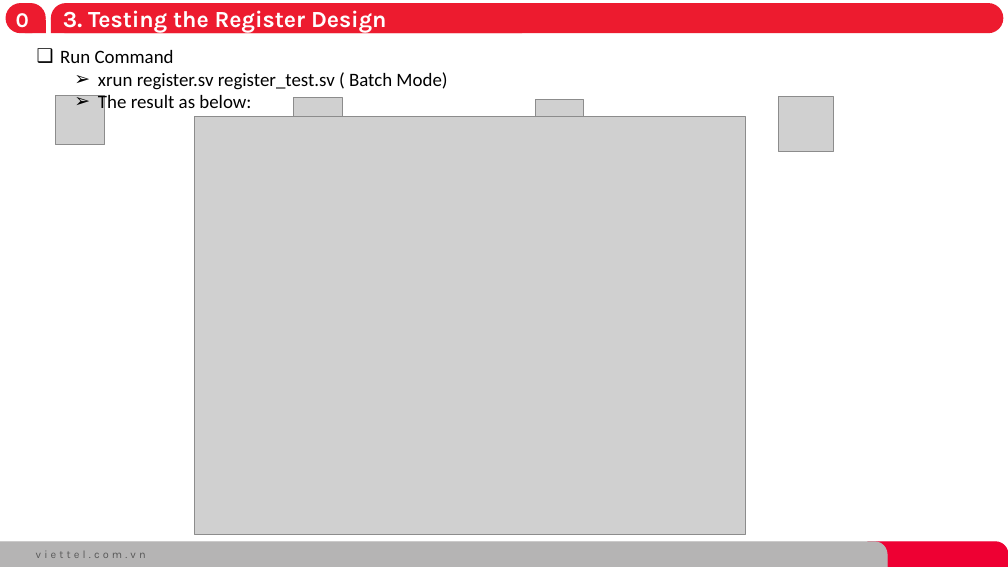
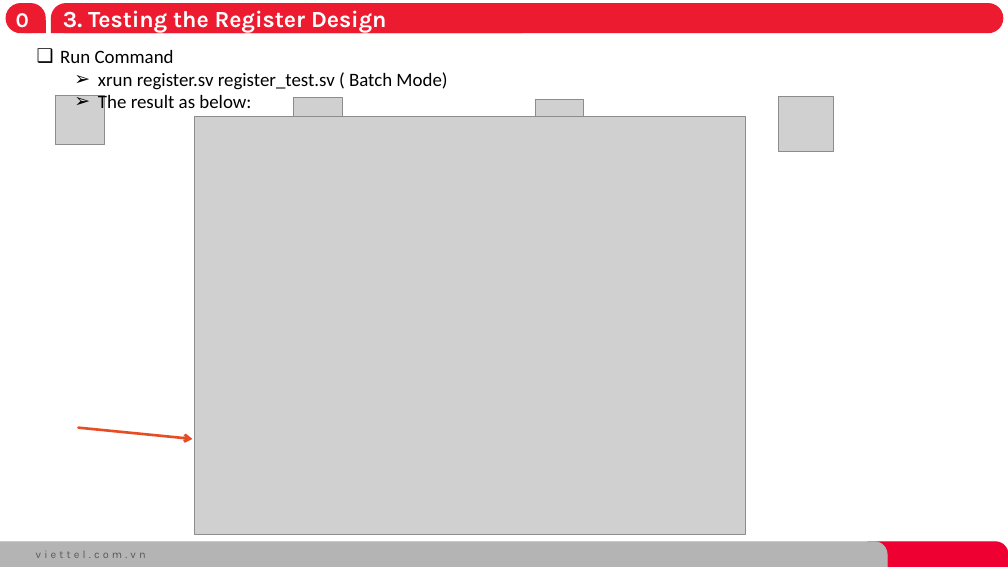
Before and after one commit to hungkem/hungkem-SystemVerilog-for-Design-and-Verification, a slide deck: slide 9 of LAB1.pptx. Drawn at 1008x567 pixels with LibreOffice and Linux fonts; fonts in the diff are those of the drawing; grey boxes stand for pictures; background and template pictures are left out. Boxes give left, top, right and bottom in pixels: in the first picture for what was removed or moved away, otherwise in the second. Text is boxed around its words. In the diff, an @@ line names an element or a change of style, - is before the commit and + after.

```diff
--- a/LAB1.pptx
+++ b/LAB1.pptx
@@ arrow added from (79, 428) to (193, 439), #E84C22 2.5 pt @@
```
Also in this commit, not shown: 1 slide added, 7 other files.
